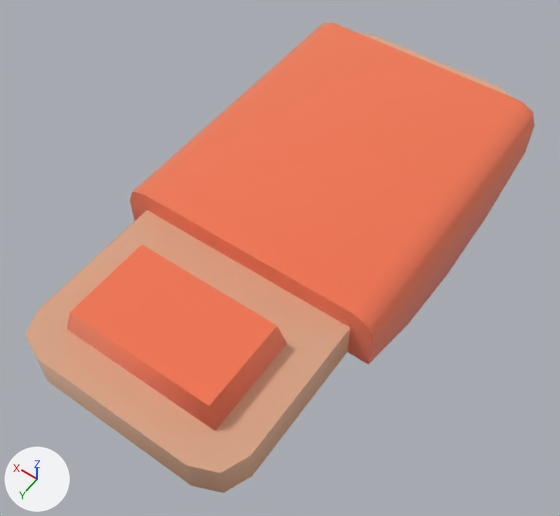
What one commit did to the glTF model public/assets/models/objects/bedroll.glb.
Camera for both pictures: a 50 mm lens placed at (-0.72, 1.098, 1.673), pointed at (0.001, 0.089, 0.088). The lights are fixed; the arrows at lower left show +X, +Y and +Z. The first picture is the older version. Where no turn or scale is listed for an object, it has been applied to the vertices. Vertices at exactly the same position are counted once.

In view in the first picture: 'bedroll'.
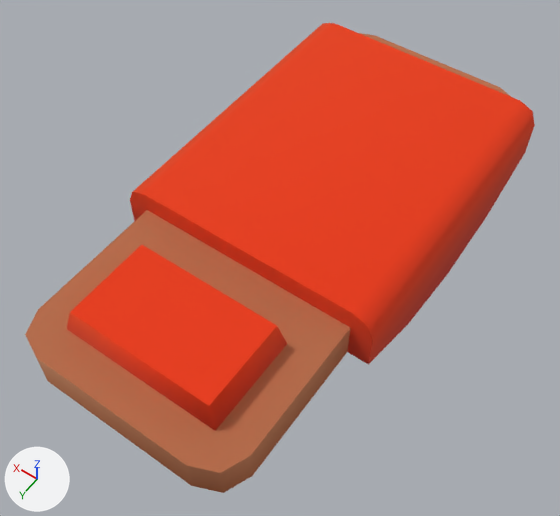
Where the change shows, as pixel boxes [x1, y1, x2, y2] in the pictures (560 x 516 px):
part 1 of me_bedroll, recoloured
    both: [25, 33, 511, 493]
part 2 of me_bedroll, recoloured (darker)
    both: [67, 23, 535, 406]
part 3 of me_bedroll, recoloured
    both: [369, 153, 525, 364]
part 4 of me_bedroll, recoloured
    both: [70, 125, 535, 431]

The change in detail:
me_bedroll has 72 vertices, 144 faces and spans x -0.358..0.358, y -0.7..0.7, z -0.144..0.144.
me_bedroll is used by ob_bedroll; location (0.0, 0.0, 0.144).
me_bedroll part 1: 66 faces centred in x -0.3..0.3, y -0.7..0.7, z -0.029..0.075 are repainted in the vertex colours; the middle colour goes from beige #e8c2a7 to orange #cb865f.
me_bedroll part 2: 30 faces centred in x -0.352..0.352, y -0.61..0.602, z 0.075..0.144 are repainted in the vertex colours; the middle colour goes from beige #fbab8b to orange #f66842.
me_bedroll part 3: 31 faces centred in x -0.358..0.358, y -0.542..0.173, z -0.134..-0.023 are repainted in the vertex colours; the middle colour goes from pink #ed9f94 to red #d9584b.
me_bedroll part 4: 17 faces centred in x -0.358..0.358, y -0.61..0.606, z 0.006..0.098 are repainted in the vertex colours; the middle colour goes from beige #f5a690 to red #e86047.
